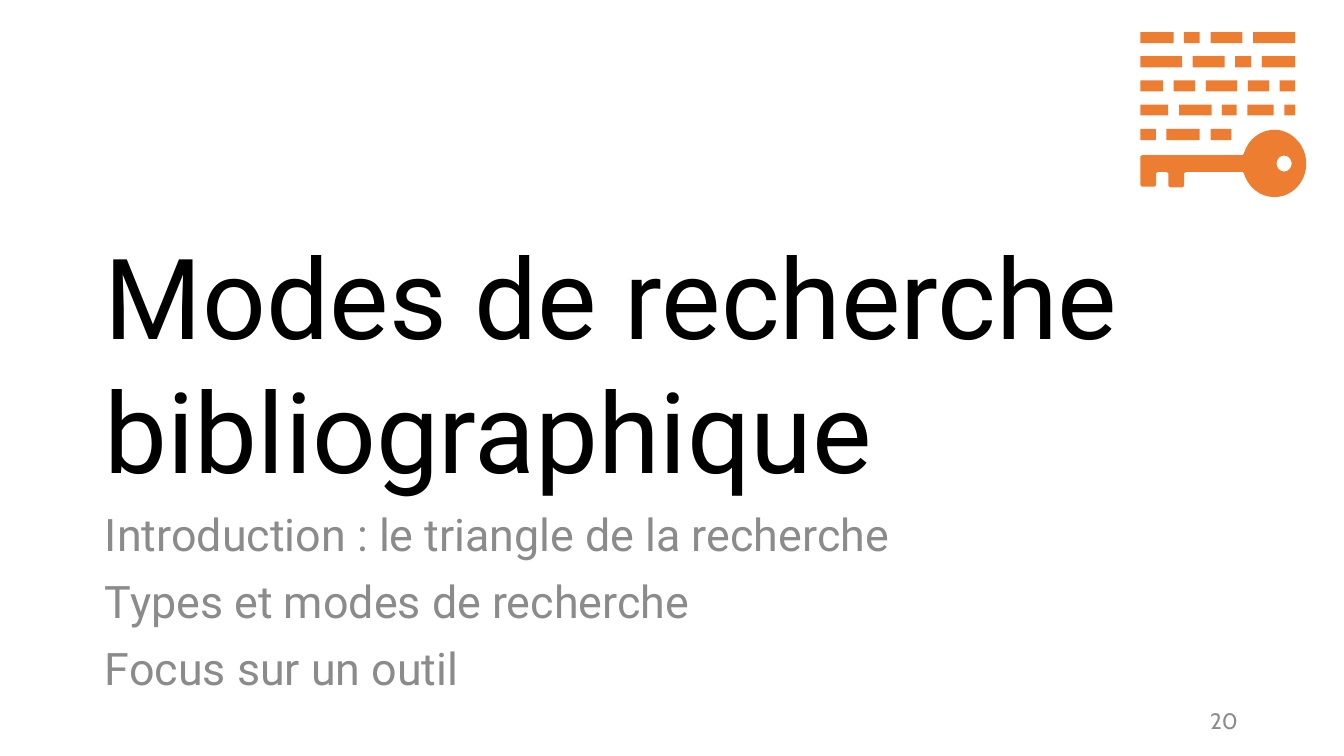
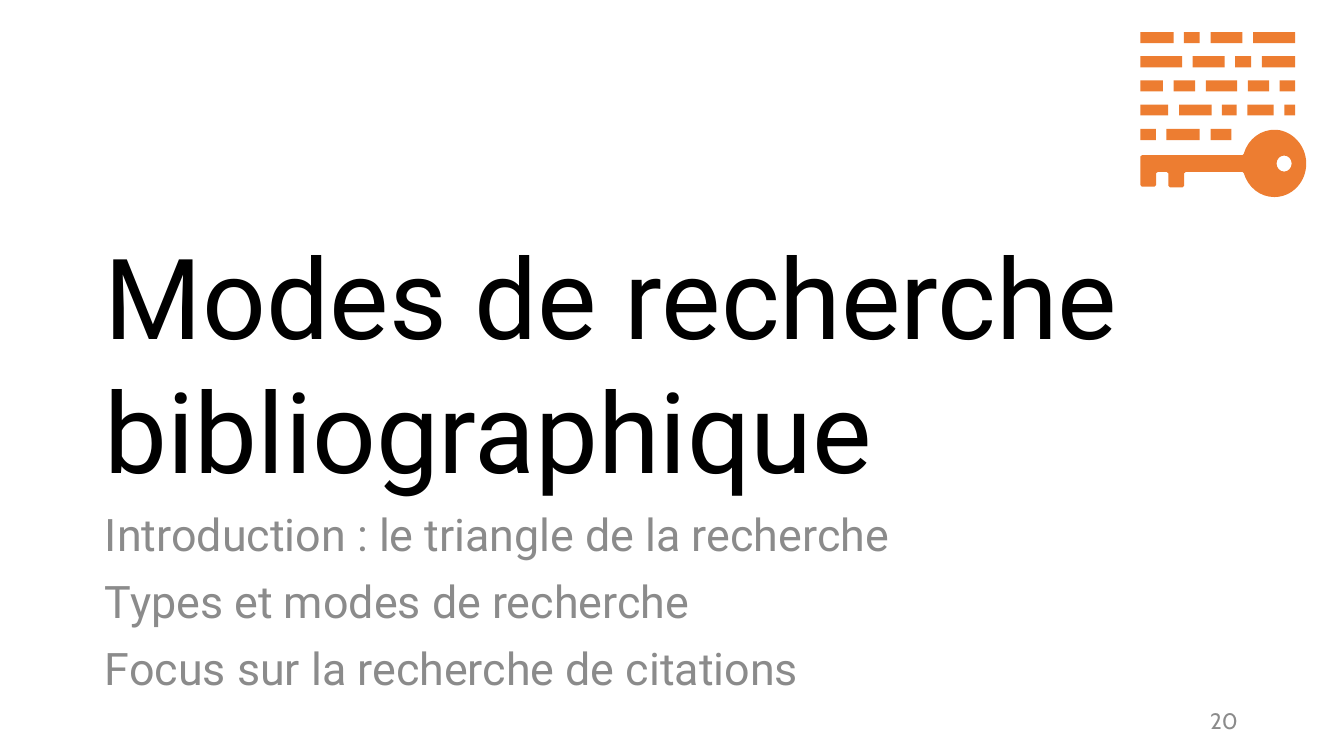
Before and after one commit to fflamerie/intro_revlit, a slide deck: slide 20 of docs/Intro_RevLit.odp. Drawn at 1344x756 pixels with LibreOffice and Linux fonts; fonts in the diff are those of the drawing. Boxes give left, top, right and bottom in pixels: in the first picture for what was removed or moved away, otherwise in the second. Text is boxed around its words. In the diff, an @@ line names an element or a change of style, - is before the commit and + after.

```diff
--- a/docs/Intro_RevLit.odp
+++ b/docs/Intro_RevLit.odp
@@ text at (105, 651, 798, 686): text changed @@
-Focus sur un outil
+Focus sur la recherche de citations
```
Also in this commit, not shown: 7 other slides changed, 1 slide added, 1 slide removed, 10 other files.
